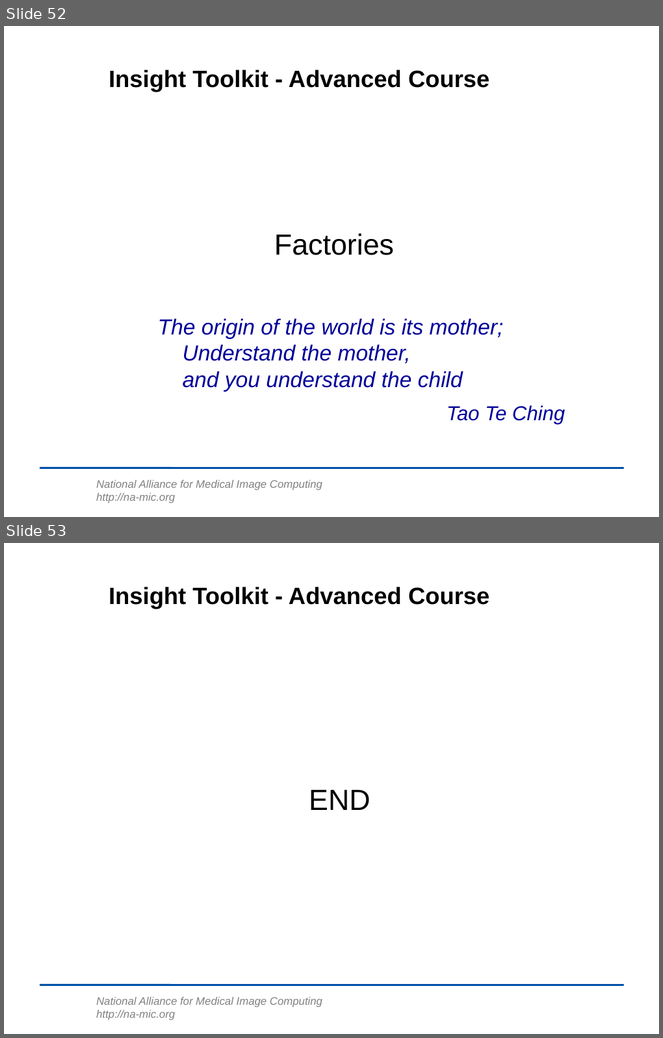
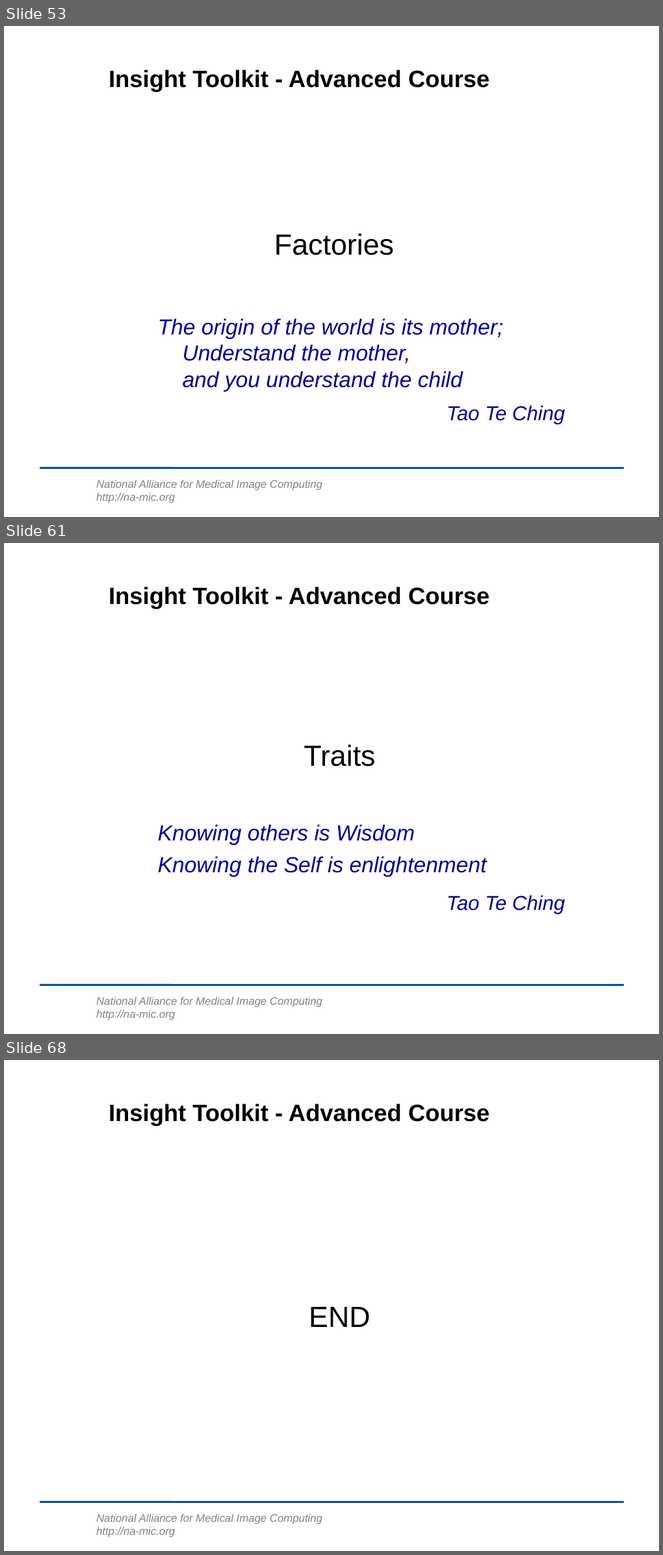
Before and after one commit to lheckemann/namic-sandbox, a slide deck: ITKAdvancedCourse/doc/presentations/Insight-DesignPatterns.ppt. Shown one above the other, each under a label of ours: slides 52 and 53 before the commit, slides 53, 61 and 68 after it; the slides between them are not shown. The pictures are 663x1038 and 663x1555 pixels, drawn with LibreOffice and Linux fonts; fonts in the diff are those of the drawing; background and template pictures are left out. Boxes give left, top, right and bottom in pixels: in the first picture for what was removed or moved away, otherwise in the second. Text is boxed around its words. In the diff, an @@ line names an element or a change of style, - is before the commit and + after.

Commit message:
ENH: Factories finished.      Traits finished.

```diff
--- a/ITKAdvancedCourse/doc/presentations/Insight-DesignPatterns.ppt
+++ b/ITKAdvancedCourse/doc/presentations/Insight-DesignPatterns.ppt
@@ slide 61 added at bbox=[4, 543, 659, 1034], background #FFFFFF; not listed: 2 template elements that a slide beside it also shows @@
@@ title added at bbox=[109, 587, 490, 609], 26 pt, text #000000, bold @@
+Insight Toolkit - Advanced Course
@@ text added at bbox=[304, 745, 375, 767], 32 pt, text #000000 @@
+Traits
@@ text added at bbox=[158, 824, 487, 877], 24 pt, text #000099, italic @@
+Knowing others is Wisdom
+Knowing the Self is enlightenment
@@ text added at bbox=[447, 895, 565, 914], 22.2 pt, text #000099, italic @@
+Tao Te Ching
@@ what was slide 52 is now slide 53 @@
@@ what was slide 53 is now slide 68 @@
```
Also in this commit, not shown: 2 slides changed, 14 other slides added.
